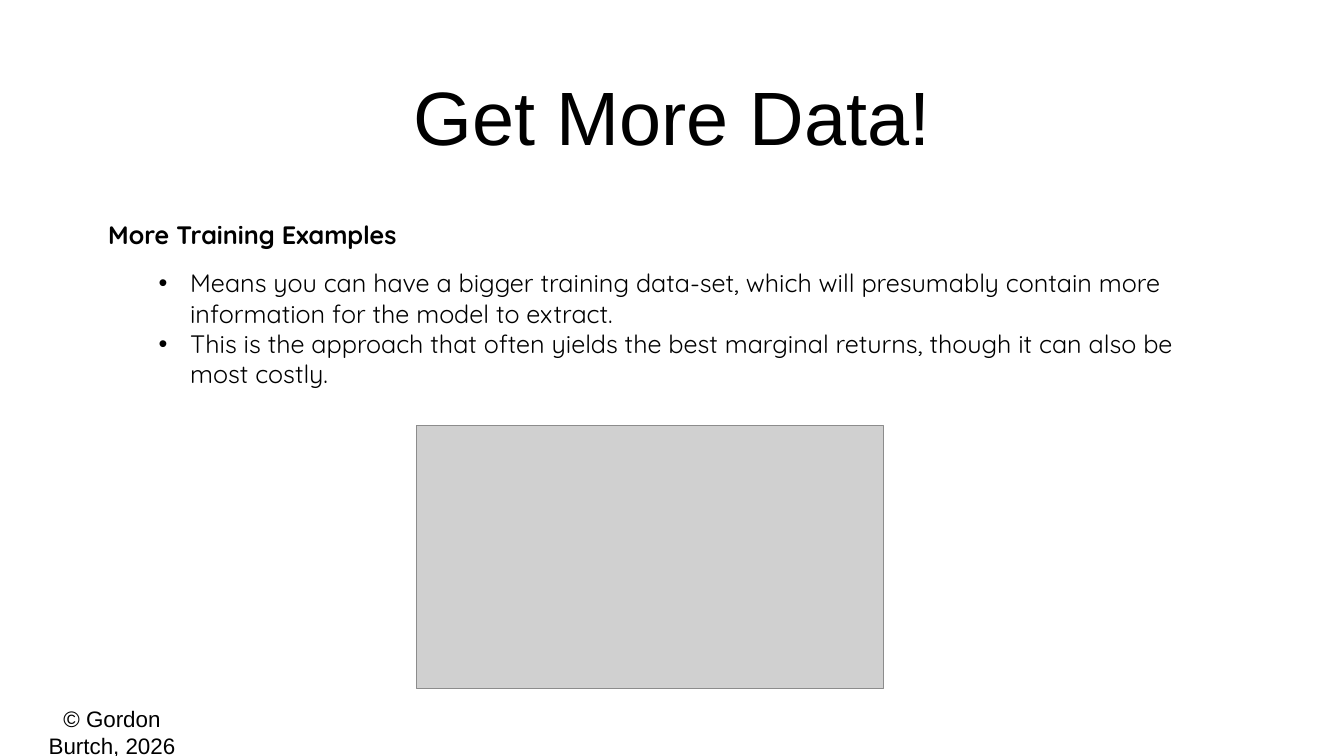
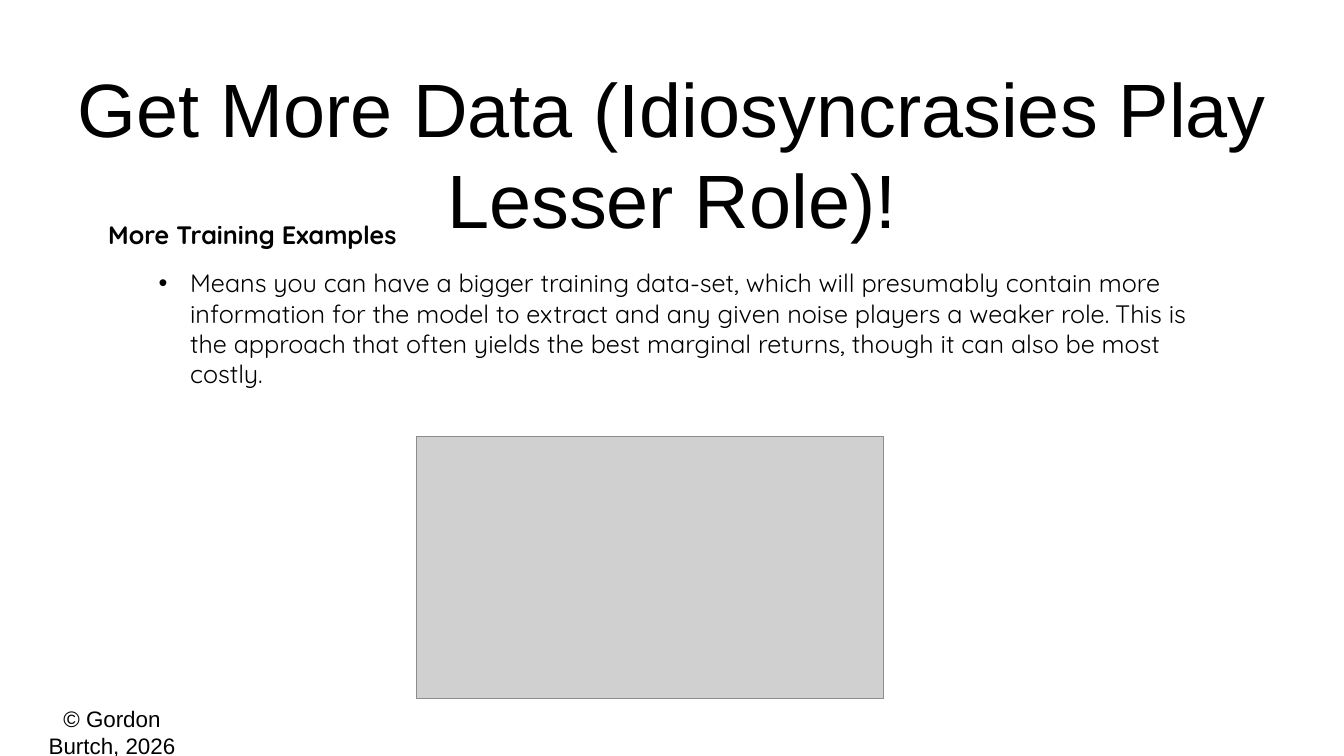
Before and after one commit to gburtch/BA510-2026, a slide deck: slide 13 of Week 4/4 - Model Fitting.pptx (slide 10 before the commit). Drawn at 1344x756 pixels with LibreOffice and Linux fonts; fonts in the diff are those of the drawing; grey boxes stand for pictures. Boxes give left, top, right and bottom in pixels: in the first picture for what was removed or moved away, otherwise in the second. Text is boxed around its words. In the diff, an @@ line names an element or a change of style, - is before the commit and + after.

```diff
--- a/Week 4/4 - Model Fitting.pptx
+++ b/Week 4/4 - Model Fitting.pptx
@@ text at bbox=[77, 82, 1266, 242]: text changed @@
-Get More Data!
+Get More Data (Idiosyncrasies Play Lesser Role)!
@@ text at bbox=[190, 273, 1186, 388]: text changed @@
-  • Means you can have a bigger training data-set, which will presumably contain more information for the model to extract.
-  • This is the approach that often yields the best marginal returns, though it can also be most costly.
+  • Means you can have a bigger training data-set, which will presumably contain more information for the model to extract and any given noise players a weaker role. This is the approach that often yields the best marginal returns, though it can also be most costly.
@@ picture: place and size @@
-picture at bbox=[416, 426, 884, 690]
+picture at bbox=[416, 437, 884, 700]
```
Also in this commit, not shown: 6 other slides changed, 3 slides added, 3 other files.
